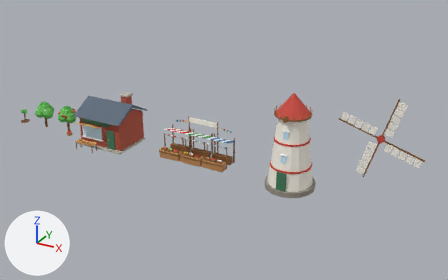
Renders of the glTF model public/models/buildings/farm-valley.glb from each side of a commit.
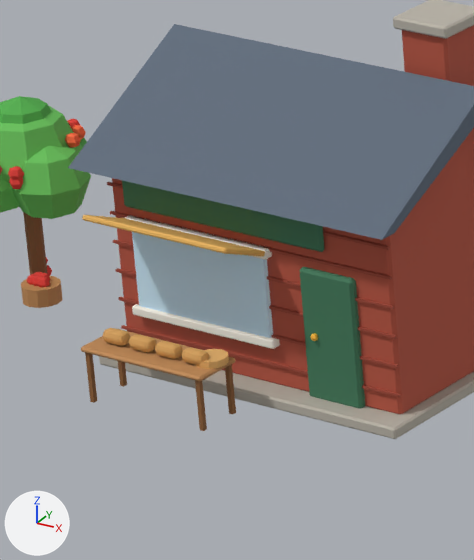
The first picture shows the older version from a 50 mm lens placed at (240.5, -45.8, 26.0), pointed at (215.0, 0.5, 2.8). The close-ups show the older and then the newer version on the part from 14% to 29% of the width and 33% to 61% of the height of that picture. Only the edits that show in the close-ups are written down. Every picture has the same lights, and +X, +Y and +Z are marked at lower left. Where no turn or scale is listed for an object, it has been applied to the vertices. Vertices at exactly the same position are counted once.

Names of what the first close-up shows: 'fm_apple_3_mesh', 'fm_bakery_mesh'.
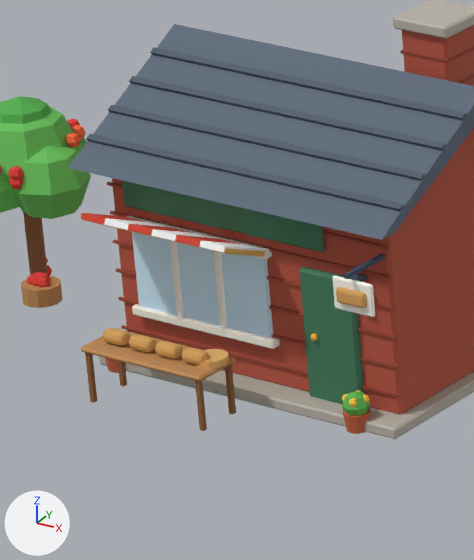
Where the newer file only moved an object's origin or applied its transform, the numbers keep the older frame.

Edits to the scene script, one JSON object a line:
```json
{"block": "me_fm_bakery_mesh", "where": "# used by ob_fm_bakery_mesh; location = (202.0, -0.1, 2.62)"}
{"op": "remove", "block": "me_fm_bakery_mesh", "code": "me_fm_bakery_mesh.from_pydata(...)  # 894 vertices, 1652 faces; spans x -2.8..2.8, y -3.0..3.0, z -2.62..2.62"}
{"op": "add", "block": "me_fm_bakery_mesh", "code": "me_fm_bakery_mesh.from_pydata(...)  # 1378 vertices, 2516 faces; spans x -2.8..2.8, y -3.0..3.0, z -2.62..2.62"}
{"block": "me_fm_bakery_mesh", "change": "me_fm_bakery_mesh part 1: a new loose piece, a box spanning x 1.19..2.01, y 0.69..1.51, z 1.66..1.7, in mat_toy"}
{"block": "me_fm_bakery_mesh", "change": "me_fm_bakery_mesh part 2: a new loose piece, a box spanning x 1.19..2.01, y 0.69..1.51, z 2.06..2.1, in mat_toy"}
{"block": "me_fm_bakery_mesh", "change": "me_fm_bakery_mesh part 3: a new loose piece, a box spanning x -1.335..-1.265, y -1.65..-1.51, z -1.72..-0.42, in mat_toy"}
{"block": "me_fm_bakery_mesh", "change": "me_fm_bakery_mesh part 4: a new loose piece, a box spanning x -0.535..-0.465, y -1.65..-1.51, z -1.72..-0.42, in mat_toy"}
{"block": "me_fm_bakery_mesh", "change": "me_fm_bakery_mesh part 5: a new loose piece, a box spanning x 2.37..2.43, y -2.35..-1.45, z -0.05..0.01, in mat_toy"}
{"block": "me_fm_bakery_mesh", "change": "me_fm_bakery_mesh part 6: a new loose piece, a box spanning x 1.9..2.1, y -1.72..-1.52, z -0.42..-0.38, in mat_toy"}
{"block": "me_fm_bakery_mesh", "change": "me_fm_bakery_mesh part 7: a new loose piece, a 10-sided cut cone along z (radius 0.16 at the low end, 0.2 at the high end) spanning x -2.54..-2.16, y -2.05..-1.65, z -2.62..-2.34, in mat_toy"}
{"block": "me_fm_bakery_mesh", "change": "me_fm_bakery_mesh part 8: a new loose piece, a 10-sided cut cone along z (radius 0.16 at the low end, 0.2 at the high end) spanning x 1.81..2.19, y -2.05..-1.65, z -2.62..-2.34, in mat_toy"}
{"block": "me_fm_bakery_mesh", "change": "me_fm_bakery_mesh part 9: a new loose piece, a UV sphere (8 segments, 4 rings, poles along z) spanning x 1.8..2.2, y -2.05..-1.65, z -2.44..-2.04, in mat_toy"}
{"block": "me_fm_bakery_mesh", "change": "me_fm_bakery_mesh part 10: a new loose piece, a UV sphere (6 segments, 4 rings, poles along z) spanning x 1.99..2.11, y -2.04..-1.9, z -2.22..-2.08, in mat_toy"}
{"block": "me_fm_bakery_mesh", "change": "me_fm_bakery_mesh part 11: 92 vertices added at x 1.9..2.75, y -2.3..-1.52, z -0.64..-0.12"}
{"block": "me_fm_bakery_mesh", "change": "me_fm_bakery_mesh part 12: 32 vertices added at x -2.8..2.8, y -1.57..0.04, z 0.74..1.67"}
{"block": "me_fm_bakery_mesh", "change": "me_fm_bakery_mesh part 13: 28 vertices added at x -2.19..0.38, y -2.49..-1.61, z -0.37..0.07"}
{"block": "me_fm_bakery_mesh", "change": "other edits to the shape of me_fm_bakery_mesh do not show in these pictures"}
```

Where the change shows, as pixel boxes (x1, y1, x2, y2) in the close-ups (474 x 560 px):
```json
{"part": 1, "of": "me_fm_bakery_mesh", "change": "added", "after": [457, 74, 474, 83], "on screen": "mostly hidden"}
{"part": 2, "of": "me_fm_bakery_mesh", "change": "added", "after": [400, 47, 474, 63]}
{"part": 3, "of": "me_fm_bakery_mesh", "change": "added", "after": [170, 241, 184, 321]}
{"part": 4, "of": "me_fm_bakery_mesh", "change": "added", "after": [214, 251, 228, 332]}
{"part": 5, "of": "me_fm_bakery_mesh", "change": "added", "after": [343, 254, 385, 279]}
{"part": 6, "of": "me_fm_bakery_mesh", "change": "added", "after": [348, 275, 367, 282]}
{"part": 7, "of": "me_fm_bakery_mesh", "change": "added", "after": [105, 358, 119, 373]}
{"part": 8, "of": "me_fm_bakery_mesh", "change": "added", "after": [343, 408, 370, 434], "on screen": "brown"}
{"part": 9, "of": "me_fm_bakery_mesh", "change": "added", "after": [342, 391, 370, 416], "on screen": "green"}
{"part": 10, "of": "me_fm_bakery_mesh", "change": "added", "after": [349, 398, 357, 407]}
{"part": 11, "of": "me_fm_bakery_mesh", "change": "added", "after": [333, 273, 375, 317]}
{"part": 12, "of": "me_fm_bakery_mesh", "change": "added", "after": [86, 47, 466, 211], "on screen": "blue"}
{"part": 13, "of": "me_fm_bakery_mesh", "change": "added", "after": [81, 213, 265, 256]}
```
